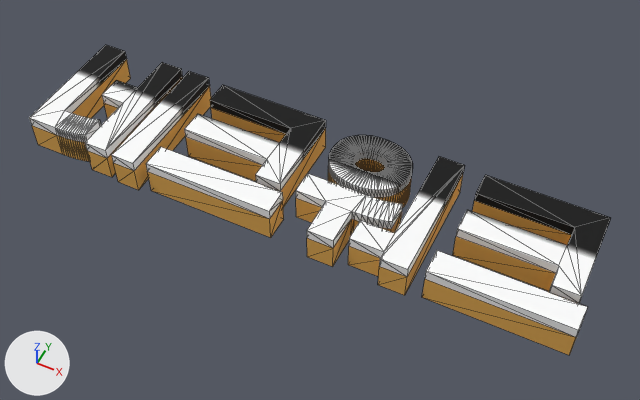
What one commit did to the FBX model Assets/Prefabs/UI/3d/net.FBX.
Rendered twice from a 50 mm lens placed at (24.44, 1.05, 8.74), pointed at (21.78, 6.38, 2.08). Every picture has the same lights, and +X, +Y and +Z are marked at lower left. The picture after the commit comes second. Mesh edges are drawn as thin lines.

Names of what the first picture shows: 'Text008'.
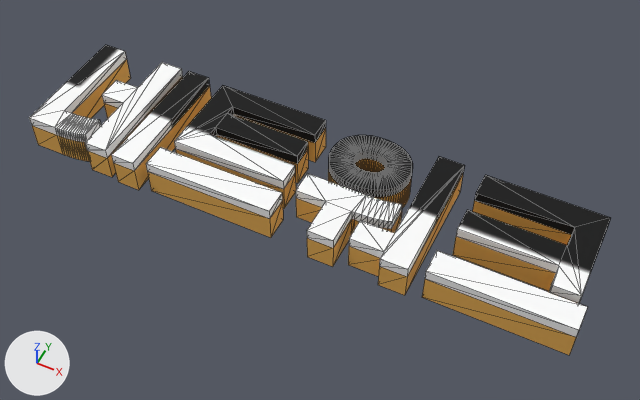
The newer file is also turned or shifted as a whole; pictures and numbers use the older file's frame.

Location of each change, (x1, y1, x2, y2) in pixels of the pictures (640 x 400 px; the box of a moved part takes in the faces that stretch with it):
part 1 of me_mesh, moved or reshaped
    before: (184, 85, 326, 207)
    after: (174, 85, 326, 208)
part 2 of me_mesh, surface changed
    both: (63, 47, 598, 277)

The edits, one by one:
me_mesh is used by ob_text008; location (21.603, 5.792, 2.406).
me_mesh had 732 vertices, 1202 faces and spanned x -2.92..2.92, y -0.06..1.38, z -0.4..0.0.
me_mesh now has 738 vertices, 1212 faces and spans x -2.92..2.92, y -0.06..1.38, z -0.4..0.0.
me_mesh part 1: 14 vertices moved from x -1.38..-0.14, y 0.35..1.08, z -0.4..0.0 to x -1.38..-0.12, y 0.38..1.1, z -0.4..0.0; 10 vertices removed from x -1.38..-0.14, y 0.35..1.08, z -0.11..0.0; 16 vertices added at x -1.38..-0.12, y 0.38..1.1, z -0.4..0.0.
me_mesh part 2: 696 kept faces spanning x -2.92..2.92, y -0.06..1.38, z -0.4..0.0 get new texture (UV) coordinates.
